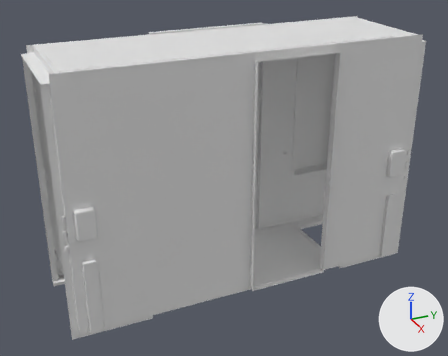
What one commit did to the FBX model Assets/Fbx/Vagon_body_inner/Vagon_body_inner_tambur_back_01.fbx.
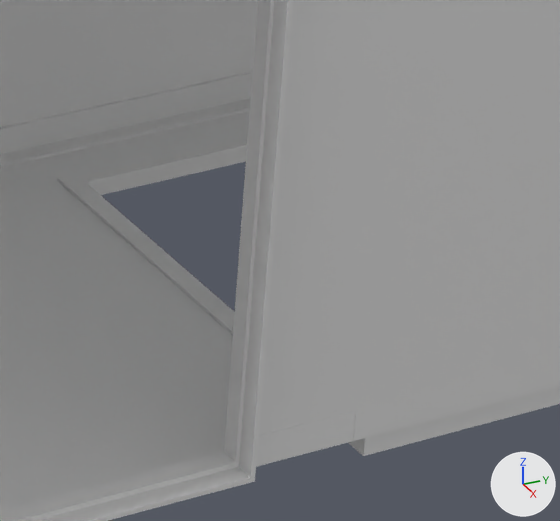
The first picture shows the older version from a 50 mm camera at (-6.87, -2.07, 4.47) aimed at (-11.31, -0.07, 2.25). The close-ups show both versions on the part from 64% to 83% of the width and 56% to 78% of the height of that picture; other places that the commit changed are outside them. The axes (+X, +Y, +Z) are drawn at lower right. The lights are the same throughout. Where no turn or scale is listed for an object, it has been applied to the vertices. Vertices at the same position are counted once.

The first close-up shows 'Vagon_body_inner_tambur_back_01'.
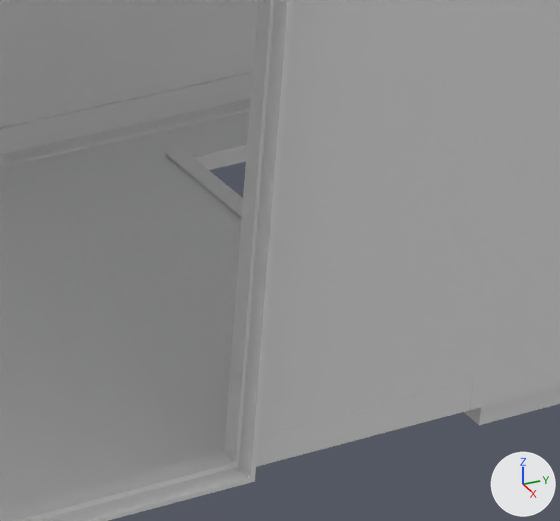
Boxes (x1, y1, x2, y2) around the edits, measured in the close-ups (560 x 521 px; the box of a moved part takes in the faces that stretch with it):
part 1 of me_mesh, moved or reshaped: before (0, 0, 560, 456); after (0, 0, 560, 452)

The edits, one by one:
me_mesh has 5790 vertices, 5618 faces and spans x -11.91..-10.79, y -1.56..1.56, z 1.34..3.44.
me_mesh is used by ob_vagon_body_inner_tambur_back_01; location (0.0, 0.0, 0.0).
me_mesh part 1: all 25 vertices in x -11.65..-10.85, y 0.87..0.9, z 1.34..1.43 are moved by (0.0, 0.19, 0.0).
